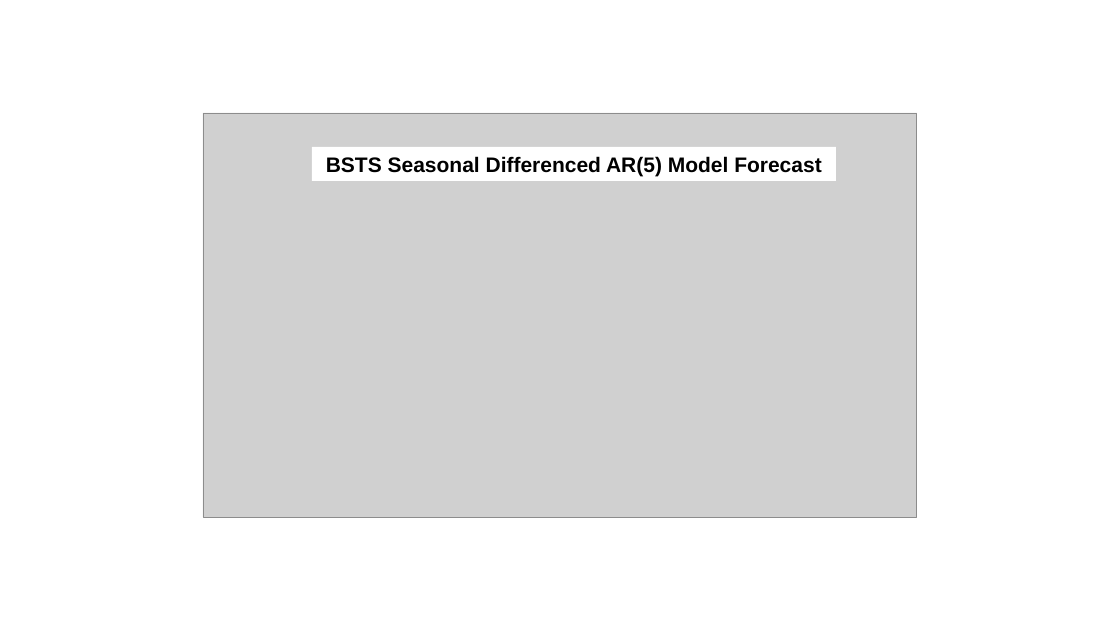
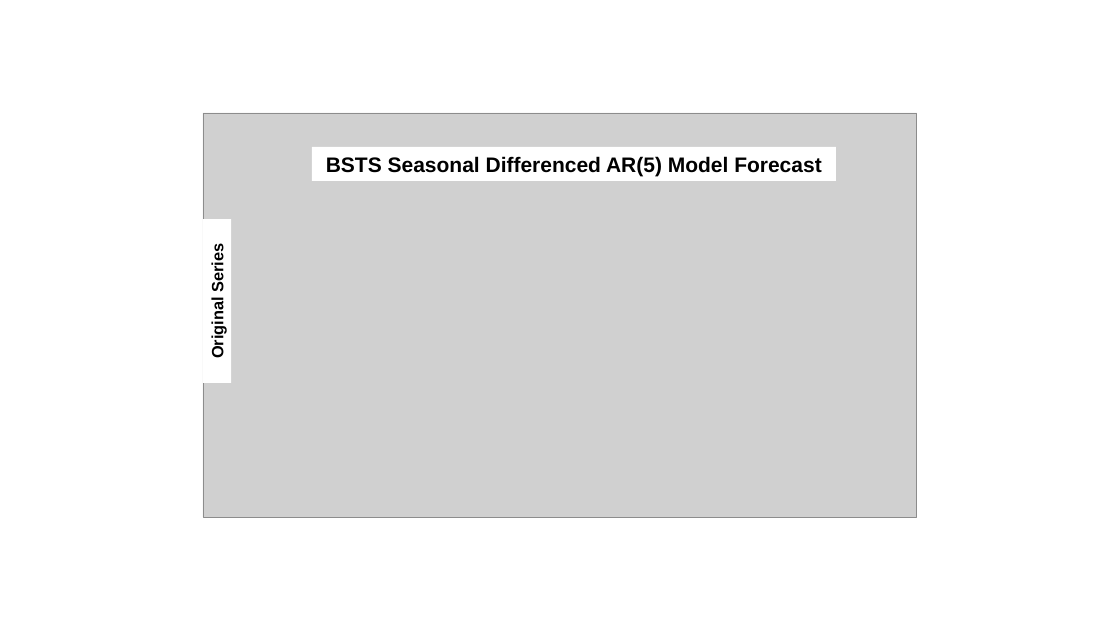
Before and after one commit to johnmelel/TimeSeries_AQI_Forecasting, a slide deck: slide 8 of BSTS_SC/bsts_figures.pptx. Drawn at 1120x630 pixels with LibreOffice and Linux fonts; fonts in the diff are those of the drawing; grey boxes stand for pictures. Boxes give left, top, right and bottom in pixels: in the first picture for what was removed or moved away, otherwise in the second. Text is boxed around its words. In the diff, an @@ line names an element or a change of style, - is before the commit and + after.

```diff
--- a/BSTS_SC/bsts_figures.pptx
+++ b/BSTS_SC/bsts_figures.pptx
@@ rectangle added at bbox=[203, 220, 231, 384], fill #FFFFFF, 14 pt, text #000000, bold @@
+Original Series
```
Also in this commit, not shown: 1 other file.
